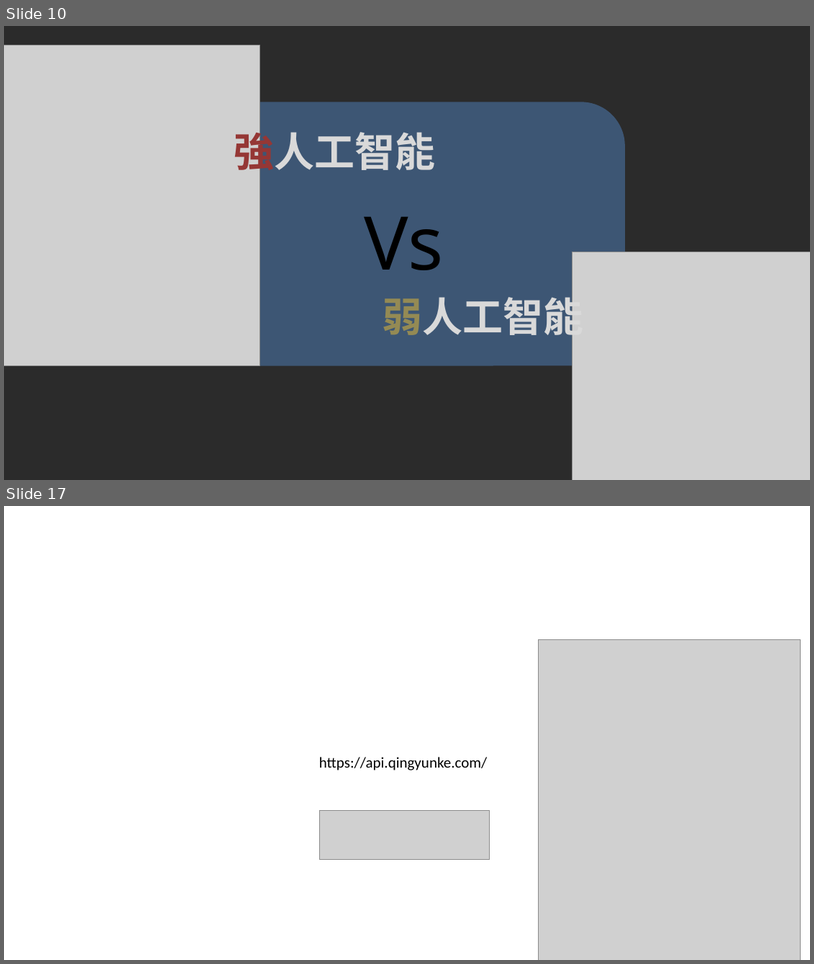
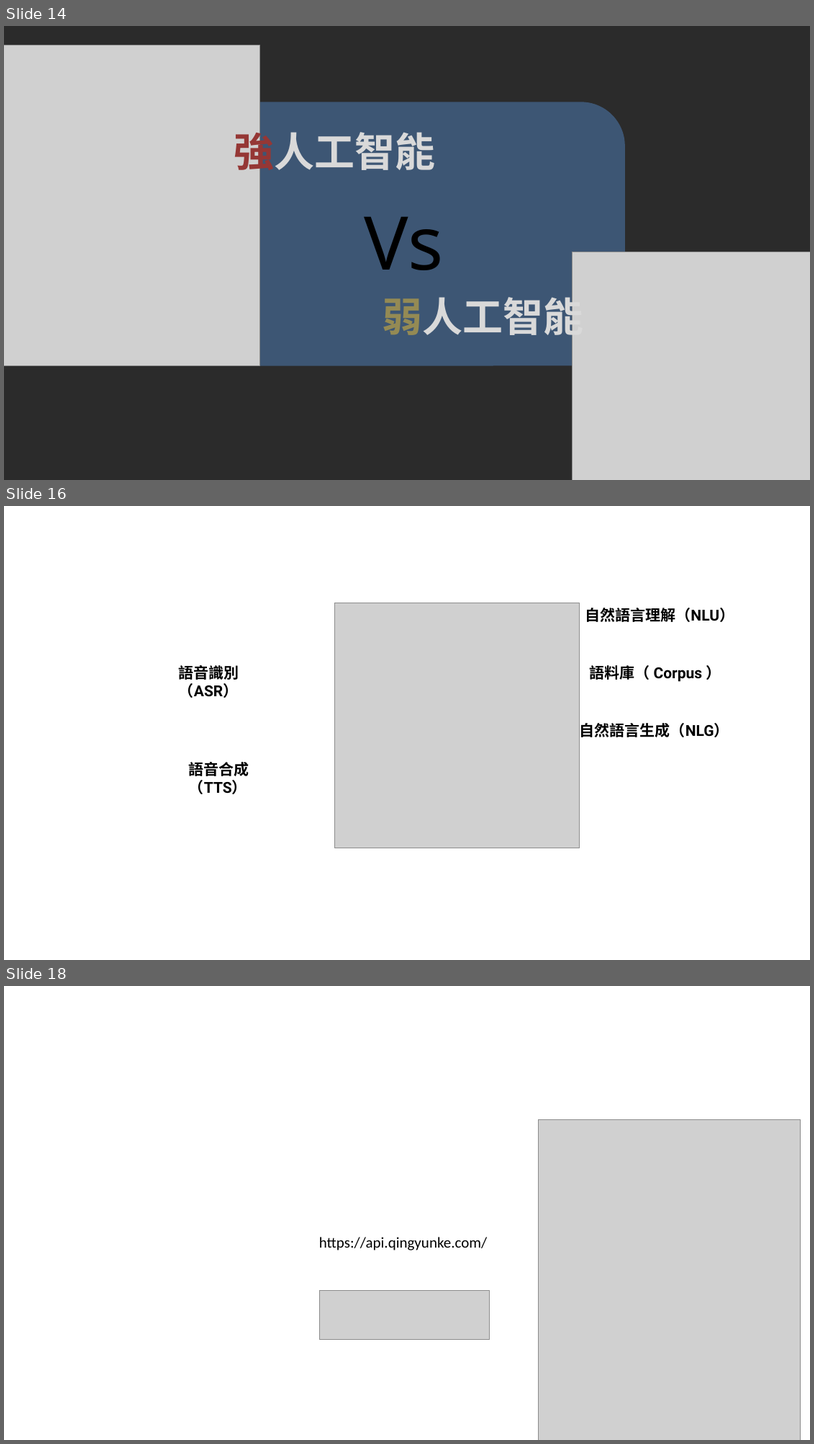
Before and after one commit to pcmsricky/chatbot, a slide deck: NLP2.pptx. Shown one above the other, each under a label of ours: slides 10 and 17 before the commit, slides 14, 16 and 18 after it; the slides between them are not shown. The pictures are 814x964 and 814x1444 pixels, drawn with LibreOffice and Linux fonts; fonts in the diff are those of the drawing; grey boxes stand for pictures; background and template pictures are left out; a plain dark background stands for a picture behind light text. Boxes give left, top, right and bottom in pixels: in the first picture for what was removed or moved away, otherwise in the second. Text is boxed around its words. In the diff, an @@ line names an element or a change of style, - is before the commit and + after.

```diff
--- a/NLP2.pptx
+++ b/NLP2.pptx
@@ slide 16 added at box(4, 506, 810, 960), background picture (left out) @@
@@ picture added at box(335, 602, 580, 848) @@
@@ text added at box(585, 608, 735, 622), 18 pt, text #000000, bold @@
+自然語言理解（NLU）
@@ text added at box(179, 663, 239, 698), 18 pt, text #000000, bold @@
+語音識別（ASR）
@@ text added at box(590, 665, 703, 682), 18 pt, text #000000, bold @@
+語料庫（ Corpus ）
@@ text added at box(580, 723, 730, 737), 18 pt, text #000000, bold @@
+自然語言生成（NLG）
@@ text added at box(189, 762, 250, 794), 18 pt, text #000000, bold @@
+語音合成（TTS）
@@ what was slide 10 is now slide 14 @@
@@ what was slide 17 is now slide 18 @@
```
Also in this commit, not shown: 2 slides changed, 1 slide removed, 2 other files.
